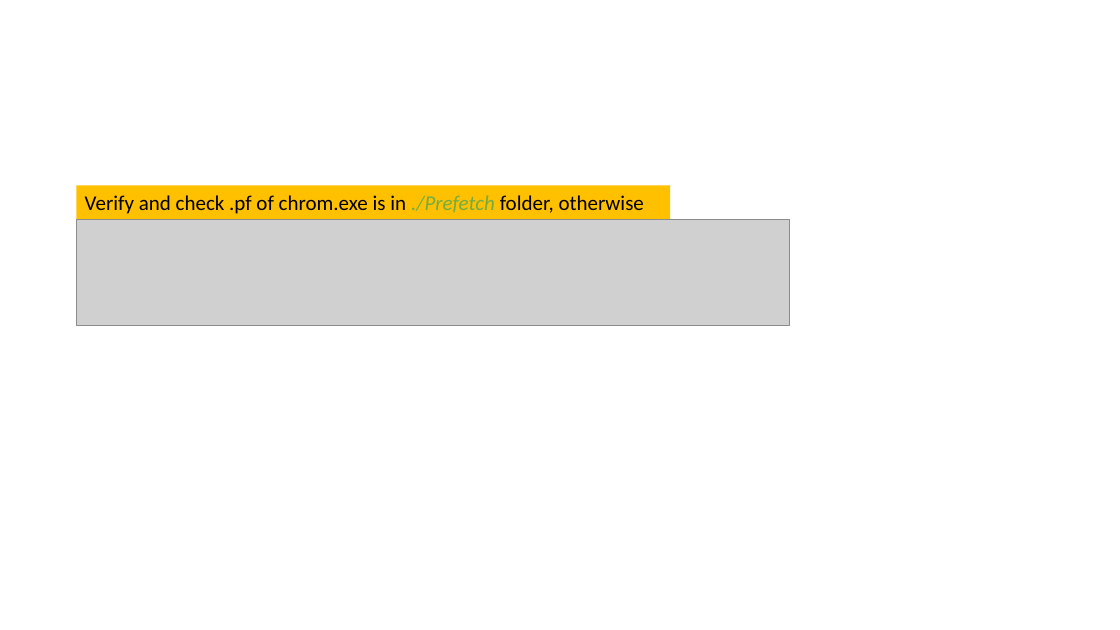
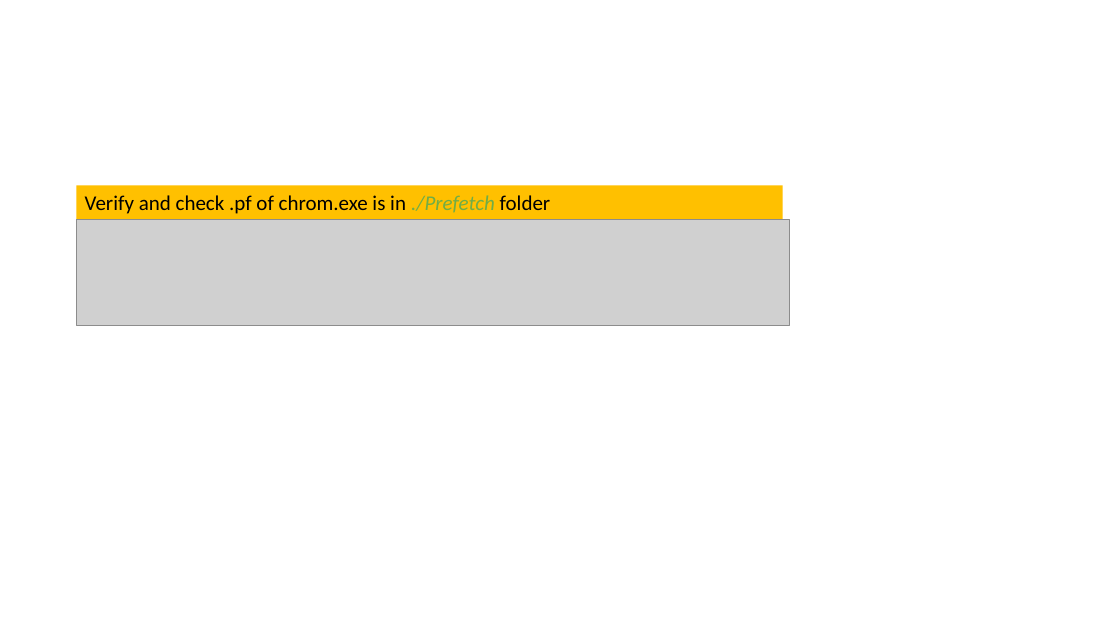
Before and after one commit to frankwxu/digital-forensics-lab, a slide deck: slide 30 of NIST_Data_Leakage_Case/NIST_Data_Leakage_00_Env_Setting.pptx (slide 29 before the commit). Drawn at 1120x630 pixels with LibreOffice and Linux fonts; fonts in the diff are those of the drawing; grey boxes stand for pictures; background and template pictures are left out. Boxes give left, top, right and bottom in pixels: in the first picture for what was removed or moved away, otherwise in the second. Text is boxed around its words. In the diff, an @@ line names an element or a change of style, - is before the commit and + after.

```diff
--- a/NIST_Data_Leakage_Case/NIST_Data_Leakage_00_Env_Setting.pptx
+++ b/NIST_Data_Leakage_Case/NIST_Data_Leakage_00_Env_Setting.pptx
@@ rectangle "Verify and check .pf of ..." resized from (x1=76, y1=186, x2=670, y2=219) to (x1=76, y1=186, x2=783, y2=219) @@
@@ text in rectangle at (x1=85, y1=195, x2=551, y2=214): text changed @@
-Verify and check .pf of chrom.exe is in ./Prefetch folder, otherwise
+Verify and check .pf of chrom.exe is in ./Prefetch folder
```
Also in this commit, not shown: 11 other slides changed, 1 slide added, 10 other files.
